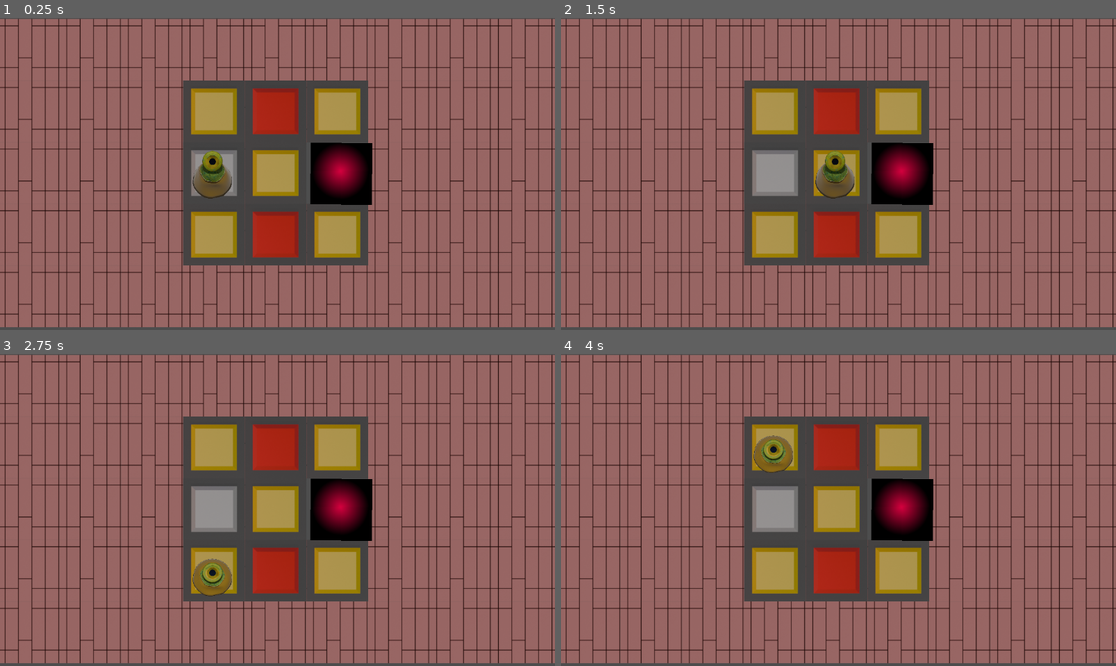
Above: before the commit, frames 1-4 (two rows, left to right).
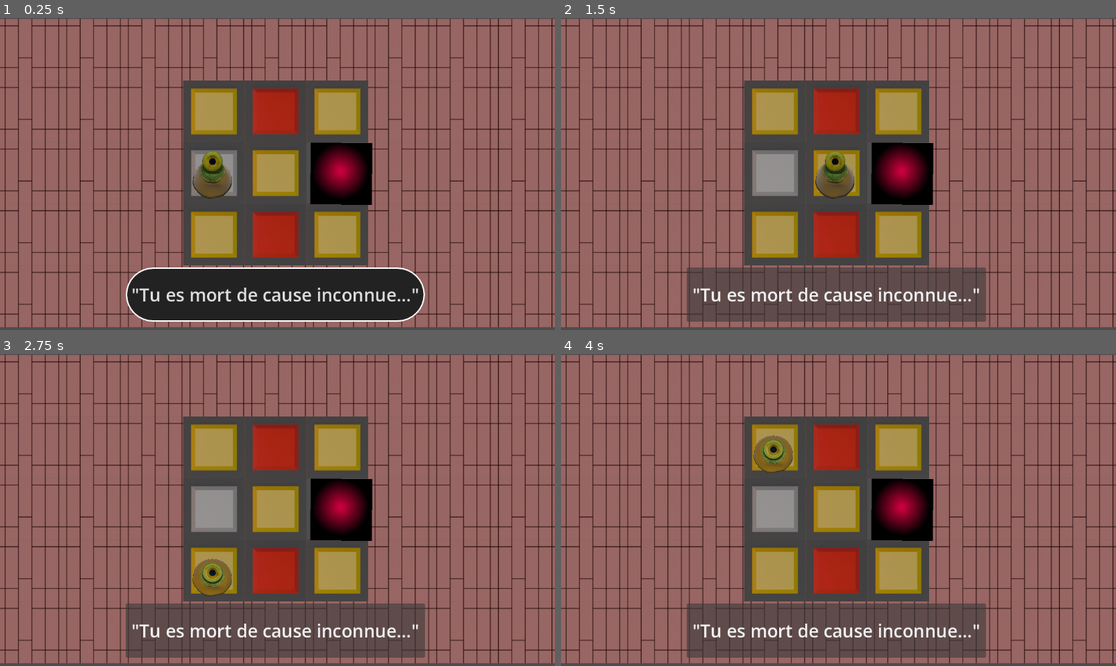
Above: after the commit, the same moments.

Repository: Crizomb/TrucMhajong
Game: Godot game, scene res://scenes/Niveaux/niveau1.tscn
Same seed, same stepped clock (60 frames per second), same inputs: the game is played once before the commit and once after it.
Inputs (mouse positions are in pixels of both pictures, inside the frame that each line leads up to):
- Up to frame 1 (0.25 s): no input
- Up to frame 2 (1.5 s): click (838, 295) at 0.5 s, where only the run after the commit has a clickable "'Tu es mort de cause inconnue…"; tap Enter at 1.25 s; hold D (Right) from 1.28 s (still down); tap K (MaSuperActionDeTest) at 1.35 s
- Up to frame 3 (2.75 s): tap R (Restart) at 2 s; release D (Right) at 2.03 s; hold S (Down) from 2.03 s (still down); tap Shift (ToggleCrouch) at 2.1 s
- Up to frame 4 (4 s): tap R (Restart) at 2.75, 3.5 s; release S (Down) at 2.78 s; hold D (Right) 2.78-3.53 s; tap K (MaSuperActionDeTest) at 2.85 s; hold W (Up) from 3.53 s (still down); tap Shift (ToggleCrouch) at 3.6 s

The runs differ from the first frame. In frame 1, 8.9% of the frame differs, in the area x 22-77%, y 79-98%; in frame 2, 8.7%; in frame 3, 8.7%; in frame 4, 8.7%.

Commit message:
polish pause menu behavior

Diff:
--- a/entities/menu/pause menu/pause_menu.gd
+++ b/entities/menu/pause menu/pause_menu.gd
@@ -10,9 +10,15 @@
 # Called every frame. 'delta' is the elapsed time since the previous frame.
 func _process(delta: float) -> void:
 	if Input.is_action_just_pressed("Escape"):
-		pause_menu.visible = !pause_menu.visible
+		if pause_menu.visible:
+			get_tree().paused = false
+			pause_menu.visible = false
+		else:
+			get_tree().paused = true
+			pause_menu.visible = true
 
 func _on_resume_button_up() -> void:
+	get_tree().paused = false
 	pause_menu.visible = false
 
 func _on_options_button_up() -> void:
--- a/entities/naration/naration.tscn
+++ b/entities/naration/naration.tscn
@@ -2,6 +2,18 @@
 
 [ext_resource type="Script" uid="uid://he57fleedmfc" path="res://entities/naration/label.gd" id="1_h2h6e"]
 [ext_resource type="AudioStream" uid="uid://c5xr7433fwepw" path="res://sound_music/naration/template.wav" id="2_rufhj"]
+
+[sub_resource type="StyleBoxFlat" id="StyleBoxFlat_htawy"]
+bg_color = Color(0.13319641, 0.13319641, 0.13319635, 1)
+border_width_left = 3
+border_width_top = 3
+border_width_right = 3
+border_width_bottom = 3
+border_color = Color(1, 1, 1, 1)
+corner_radius_top_left = 100
+corner_radius_top_right = 100
+corner_radius_bottom_right = 100
+corner_radius_bottom_left = 100
 
 [node name="Naration" type="Control" unique_id=740026850]
 layout_mode = 3
@@ -20,3 +32,21 @@
 
 [node name="template" type="AudioStreamPlayer2D" parent="Label" unique_id=462565774]
 stream = ExtResource("2_rufhj")
+
+[node name="Button" type="Button" parent="." unique_id=129380547]
+layout_mode = 1
+anchors_preset = 7
+anchor_left = 0.5
+anchor_top = 1.0
+anchor_right = 0.5
+anchor_bottom = 1.0
+offset_left = -310.5
+offset_top = -142.0
+offset_right = 310.5
+offset_bottom = -29.0
+grow_horizontal = 2
+grow_vertical = 0
+theme_override_font_sizes/font_size = 37
+theme_override_styles/normal = SubResource("StyleBoxFlat_htawy")
+text = "\"Tu es mort de cause inconnue...\""
+autowrap_mode = 2
--- a/scenes/Niveaux/niveau1.tscn
+++ b/scenes/Niveaux/niveau1.tscn
@@ -77,6 +77,18 @@
 texture = ExtResource("9_fnsis")
 modulate_color = Color(0.74978, 0.74978, 0.74977994, 1)
 
+[sub_resource type="StyleBoxFlat" id="StyleBoxFlat_43m85"]
+bg_color = Color(0.13319641, 0.13319641, 0.13319635, 1)
+border_width_left = 3
+border_width_top = 3
+border_width_right = 3
+border_width_bottom = 3
+border_color = Color(1, 1, 1, 1)
+corner_radius_top_left = 100
+corner_radius_top_right = 100
+corner_radius_bottom_right = 100
+corner_radius_bottom_left = 100
+
 [node name="Node2D" type="Node2D" unique_id=1947861403]
 
 [node name="TileMapLayer" type="TileMapLayer" parent="." unique_id=1119246778]
@@ -101,6 +113,7 @@
 rotation = 5.270164e-05
 
 [node name="Pause_menu" type="Control" parent="." unique_id=1886887544]
+process_mode = 3
 visible = false
 layout_mode = 3
 anchors_preset = 8
@@ -143,6 +156,7 @@
 theme_override_constants/separation = 15
 
 [node name="Resume" type="Button" parent="Pause_menu/Menu_buttons" unique_id=943224377]
+process_mode = 3
 layout_mode = 2
 size_flags_vertical = 3
 theme_override_font_sizes/font_size = 46
@@ -236,6 +250,23 @@
 texture = ExtResource("9_fnsis")
 expand_mode = 1
 
+[node name="Button" type="Button" parent="." unique_id=1966388548]
+anchors_preset = 8
+anchor_left = 0.5
+anchor_top = 0.5
+anchor_right = 0.5
+anchor_bottom = 0.5
+offset_left = -119.0
+offset_top = 260.0
+offset_right = 502.0
+offset_bottom = 373.0
+grow_horizontal = 2
+grow_vertical = 2
+theme_override_font_sizes/font_size = 37
+theme_override_styles/normal = SubResource("StyleBoxFlat_43m85")
+text = "\"Tu es mort de cause inconnue...\""
+autowrap_mode = 2
+
 [connection signal="button_up" from="Pause_menu/Menu_buttons/Resume" to="Pause_menu" method="_on_resume_button_up"]
 [connection signal="button_down" from="Pause_menu/Menu_buttons/Options" to="Pause_menu" method="_on_options_button_down"]
 [connection signal="button_up" from="Pause_menu/Menu_buttons/Options" to="Pause_menu" method="_on_options_button_up"]
